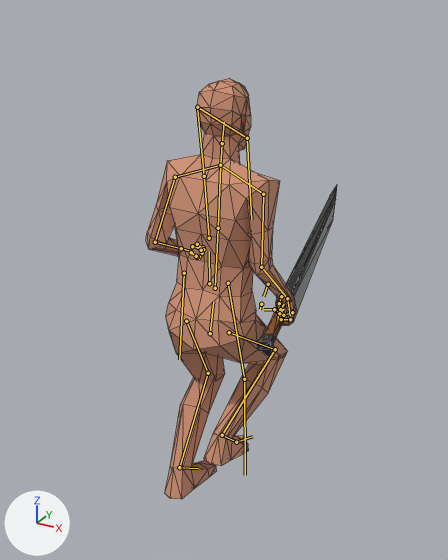
The Blender file resources/blender/base_male_IK_001_take_two.blend as it was, and as the next commit left it.
Rendered twice from a 50 mm lens placed at (1.06, -1.85, 1.83), pointed at (-0.07, 0.22, 0.8). Arrows for +X, +Y and +Z are at lower left; the lights stay in place. The older version comes first. Both versions are drawn at frame 15 of the action 'Run'; the numbers are the values there. The bones that change, and the others that lie on the model, are drawn over the model as lines. Mesh edges are drawn as thin lines.

The first picture shows 'CharacterMesh', 'Orc Sword'.
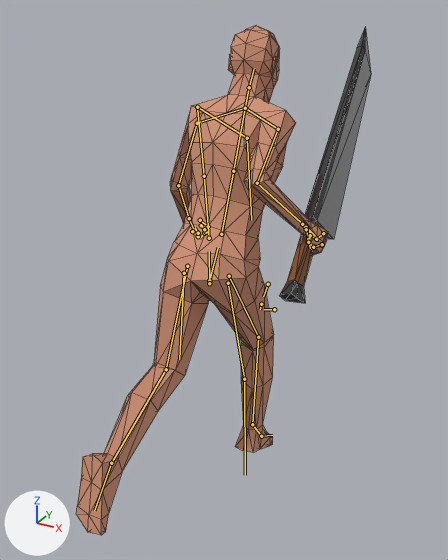
Location of each change, (x1, y1, x2, y2) in pixels of the pictures (448 x 560 px):
'CharacterMesh', posed (66% wider, 21% taller)
    before: (146, 79, 297, 499)
    after: (76, 25, 328, 535)
'Orc Sword', posed (15% wider, 60% taller)
    before: (257, 186, 337, 359)
    after: (279, 26, 371, 303)
bone 'SRC_pelvis', root to tip
    before: (210, 333) to (213, 301)
    after: (209, 280) to (218, 247)
bone 'SRC_spine_01', root to tip
    before: (215, 288) to (218, 228)
    after: (221, 234) to (233, 171)
bone 'SRC_spine_02', root to tip
    before: (218, 228) to (220, 165)
    after: (233, 171) to (245, 108)
bone 'SRC_clavicle_l', root to tip
    before: (220, 165) to (175, 177)
    after: (245, 108) to (197, 123)
bone 'SRC_arm_l', root to tip
    before: (175, 177) to (155, 242)
    after: (197, 123) to (178, 185)
bone 'SRC_forearm_l', root to tip
    before: (155, 242) to (181, 248)
    after: (178, 185) to (189, 218)
bone 'SRC_neck', root to tip
    before: (220, 165) to (222, 143)
    after: (245, 108) to (249, 87)
bone 'SRC_arm_r', root to tip
    before: (263, 194) to (261, 267)
    after: (278, 129) to (257, 183)
bone 'SRC_forearm_r', root to tip
    before: (261, 267) to (287, 298)
    after: (257, 183) to (306, 227)
bone 'SRC_hand_r', root to tip
    before: (287, 298) to (290, 315)
    after: (306, 227) to (319, 240)

What the commit changed:
Bone 'SRC_pelvis' (bone_src_pelvis) moves from (0.0, -0.21, 0.0) to (0.0, 0.011, 0.0).
Bone 'SRC_pelvis' (bone_src_pelvis) turns from (14, 0, 0) to (29, -4, -1) degrees about its own x, y and z.
Bone 'SRC_spine_01' (bone_src_spine_01) turns from (0, 0, 0) to (0, -4, 0) degrees about its own x, y and z.
Bone 'SRC_spine_02' (bone_src_spine_02) turns from (0, 0, 0) to (0, -4, 0) degrees about its own x, y and z.
Bone 'SRC_clavicle_l' (bone_src_clavicle_l) turns from (11, 4, 4) to (0, 0, 0) degrees about its own x, y and z.
Bone 'SRC_arm_l' (bone_src_arm_l) turns from (-3, 2, -34) to (20, 0, -22) degrees about its own x, y and z.
Bone 'SRC_forearm_l' (bone_src_forearm_l) turns from (50, -10, 6) to (13, -6, 3) degrees about its own x, y and z.
Bone 'SRC_neck' (bone_src_neck) turns from (-12, -1, 1) to (-9, 12, -4) degrees about its own x, y and z.
Bone 'SRC_arm_r' (bone_src_arm_r) turns from (10, -3, 39) to (-25, -14, 29) degrees about its own x, y and z.
Bone 'SRC_forearm_r' (bone_src_forearm_r) turns from (18, 2, 0) to (62, 26, -2) degrees about its own x, y and z.
Bone 'SRC_hand_r' (bone_src_hand_r) turns from (-22, -8, -18) to (0, 0, 0) degrees about its own x, y and z.
Bone 'IK_foot_l' (bone_ik_foot_l) moves from (-0.124, 0.119, 0.038) to (-0.07, 0.483, 0.312).
Bone 'IK_foot_l' (bone_ik_foot_l) turns from (8, 8, -10) to (104, 15, -2) degrees about its own x, y and z.
Bone 'IK_foot_r' (bone_ik_foot_r) moves from (0.112, -0.029, 0.14) to (0.071, -0.22, 0.081).
Bone 'IK_foot_r' (bone_ik_foot_r) turns from (16, -4, 7) to (24, -5, 11) degrees about its own x, y and z.
